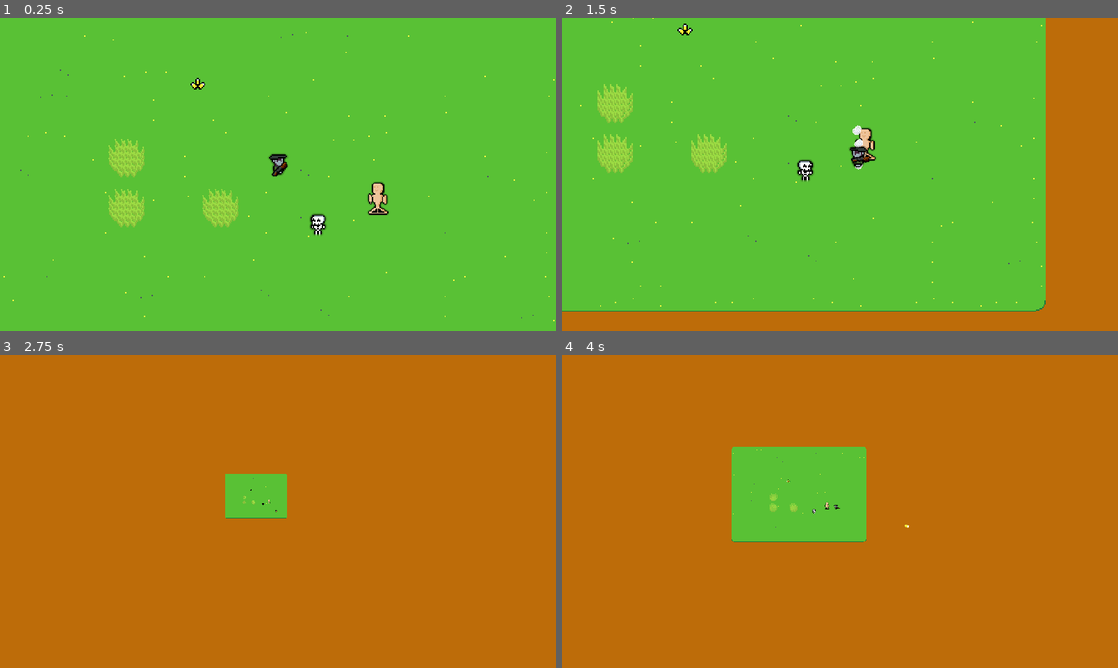
Above: before the commit, frames 1-4 (two rows, left to right).
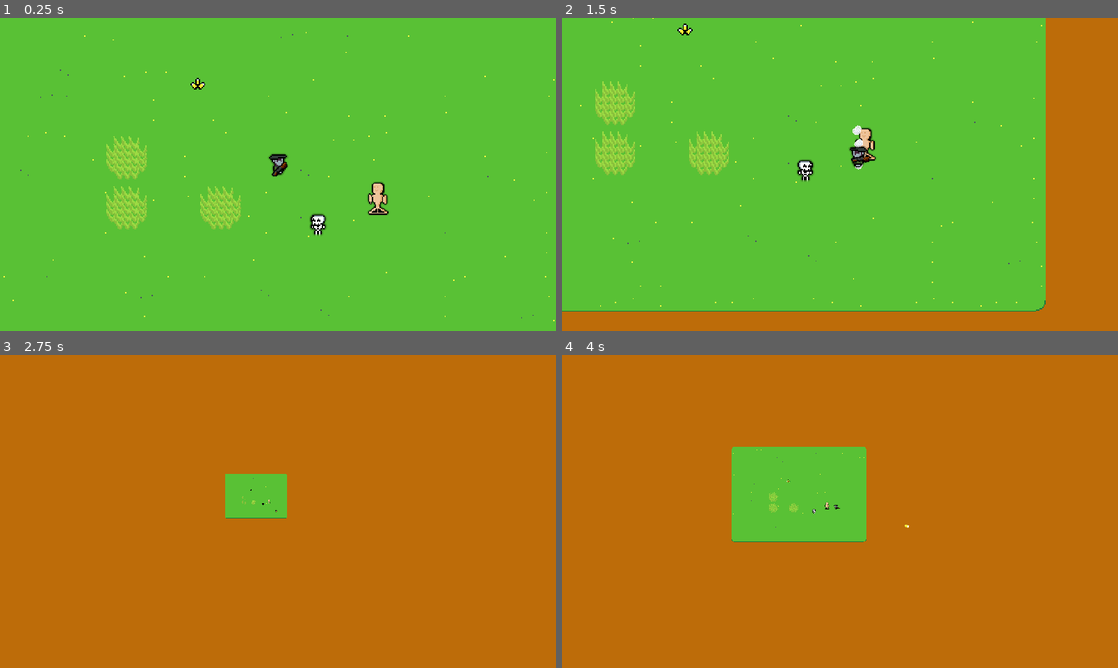
Above: after the commit, the same moments.

Repository: thomz2/exploration-rogue-game
Game: Godot game, scene res://Levels/game_level_2.tscn
The game is run twice, just before and just after one commit, with the same random seed, the same clock (stepped at 60 frames per second) and the same inputs. This scene is started directly instead of the project's main scene.
Inputs (mouse positions are in pixels of both pictures, inside the frame that each line leads up to):
- Up to frame 1 (0.25 s): no input
- Up to frame 2 (1.5 s): move the mouse to (962, 158) at 0.52 s; hold D (right) 0.53-1.28 s; click (962, 158) at 0.6 s; move the mouse to (728, 190) at 1.27 s; hold S (down) from 1.28 s (still down); tap Shift (dash) at 1.35 s
- Up to frame 3 (2.75 s): move the mouse to (333, 442) at 2.02 s; release S (down) at 2.03 s; hold D (right) from 2.03 s (still down); hold Mouse wheel down (scroll_down) from 2.03 s (still down)
- Up to frame 4 (4 s): move the mouse to (812, 574) at 2.77 s; release D (right) at 2.78 s; release Mouse wheel down (scroll_down) at 2.78 s; hold W (up) 2.78-3.53 s; tap Mouse wheel up (scroll_up) at 2.85 s; move the mouse to (1006, 558) at 3.52 s; hold A (left) from 3.53 s (still down); click (1006, 558) at 3.6 s

The runs differ from the first frame. In frame 1, 1.5% of the frame differs, in the area x 19-44%, y 37-68%; in frame 2, 1.5%, in the area x 6-30%, y 20-51%; in frame 3, less than 0.1%; in frame 4, less than 0.1%.

Commit message:
creating buddy, procedural world and first buddy sprites and animations

Diff:
--- a/Characters/player_old_man.tscn
+++ b/Characters/player_old_man.tscn
@@ -145,18 +145,6 @@
 "update": 0,
 "values": [Vector2(1, 1), Vector2(1.02, 0.98), Vector2(1, 1)]
 }
-tracks/2/type = "value"
-tracks/2/imported = false
-tracks/2/enabled = true
-tracks/2/path = NodePath("Sprite2D:rotation")
-tracks/2/interp = 1
-tracks/2/loop_wrap = true
-tracks/2/keys = {
-"times": PackedFloat32Array(0),
-"transitions": PackedFloat32Array(1),
-"update": 0,
-"values": [0.0]
-}
 
 [sub_resource type="Animation" id="Animation_724ec"]
 resource_name = "walk"
--- /dev/null
+++ b/Entities/buddy.tscn
@@ -0,0 +1,108 @@
+[gd_scene load_steps=6 format=3 uid="uid://2gcvdxeaj1al"]
+
+[ext_resource type="Texture2D" uid="uid://b6h244frtraqb" path="res://Art/Entities/jvlira.png" id="1_fmb67"]
+
+[sub_resource type="Animation" id="Animation_1s03b"]
+resource_name = "idle"
+loop_mode = 1
+tracks/0/type = "value"
+tracks/0/imported = false
+tracks/0/enabled = true
+tracks/0/path = NodePath("Sprite2D:frame")
+tracks/0/interp = 2
+tracks/0/loop_wrap = true
+tracks/0/keys = {
+"times": PackedFloat32Array(0, 0.5, 1),
+"transitions": PackedFloat32Array(1, 1, 1),
+"update": 1,
+"values": [0, 1, 0]
+}
+tracks/1/type = "value"
+tracks/1/imported = false
+tracks/1/enabled = true
+tracks/1/path = NodePath("Sprite2D:scale")
+tracks/1/interp = 2
+tracks/1/loop_wrap = true
+tracks/1/keys = {
+"times": PackedFloat32Array(0, 0.5, 1),
+"transitions": PackedFloat32Array(1, 1, 1),
+"update": 0,
+"values": [Vector2(1, 1), Vector2(1.02, 0.98), Vector2(1, 1)]
+}
+
+[sub_resource type="Animation" id="Animation_8wktt"]
+length = 0.001
+tracks/0/type = "value"
+tracks/0/imported = false
+tracks/0/enabled = true
+tracks/0/path = NodePath("Sprite2D:frame")
+tracks/0/interp = 1
+tracks/0/loop_wrap = true
+tracks/0/keys = {
+"times": PackedFloat32Array(0),
+"transitions": PackedFloat32Array(1),
+"update": 1,
+"values": [0]
+}
+tracks/1/type = "value"
+tracks/1/imported = false
+tracks/1/enabled = true
+tracks/1/path = NodePath("Sprite2D:scale")
+tracks/1/interp = 1
+tracks/1/loop_wrap = true
+tracks/1/keys = {
+"times": PackedFloat32Array(0),
+"transitions": PackedFloat32Array(1),
+"update": 0,
+"values": [Vector2(1, 1)]
+}
+
+[sub_resource type="Animation" id="Animation_ftou5"]
+resource_name = "walk"
+length = 0.8
+loop_mode = 1
+tracks/0/type = "value"
+tracks/0/imported = false
+tracks/0/enabled = true
+tracks/0/path = NodePath("Sprite2D:frame")
+tracks/0/interp = 2
+tracks/0/loop_wrap = true
+tracks/0/keys = {
+"times": PackedFloat32Array(0, 0.2, 0.4, 0.6),
+"transitions": PackedFloat32Array(1, 1, 1, 1),
+"update": 1,
+"values": [0, 3, 0, 4]
+}
+tracks/1/type = "value"
+tracks/1/imported = false
+tracks/1/enabled = true
+tracks/1/path = NodePath("Sprite2D:scale")
+tracks/1/interp = 1
+tracks/1/loop_wrap = true
+tracks/1/keys = {
+"times": PackedFloat32Array(0.0583333, 0.258333, 0.458333, 0.658333, 0.858333),
+"transitions": PackedFloat32Array(1, 1, 1, 1, 1),
+"update": 0,
+"values": [Vector2(1, 1), Vector2(1.035, 1), Vector2(1, 1), Vector2(1.035, 1), Vector2(1, 1)]
+}
+
+[sub_resource type="AnimationLibrary" id="AnimationLibrary_7goeq"]
+_data = {
+"RESET": SubResource("Animation_8wktt"),
+"idle": SubResource("Animation_1s03b"),
+"walk": SubResource("Animation_ftou5")
+}
+
+[node name="Buddy" type="Node2D"]
+
+[node name="Sprite2D" type="Sprite2D" parent="."]
+texture = ExtResource("1_fmb67")
+centered = false
+offset = Vector2(-16, -29)
+hframes = 3
+vframes = 2
+
+[node name="AnimationPlayer" type="AnimationPlayer" parent="."]
+libraries = {
+"": SubResource("AnimationLibrary_7goeq")
+}
--- a/Entities/skeleton.tscn
+++ b/Entities/skeleton.tscn
@@ -1,7 +1,7 @@
 [gd_scene load_steps=10 format=3 uid="uid://btd1uwns5qxik"]
 
 [ext_resource type="Script" path="res://Entities/skeleton.gd" id="1_2evcw"]
-[ext_resource type="Texture2D" uid="uid://bs75nlhovxnvt" path="res://Art/Characters/skeleton.png" id="2_27bjl"]
+[ext_resource type="Texture2D" uid="uid://bs75nlhovxnvt" path="res://Art/Entities/skeleton.png" id="2_27bjl"]
 [ext_resource type="Shader" path="res://Shaders/blur_expansion.gdshader" id="2_rjya2"]
 
 [sub_resource type="Animation" id="Animation_vbyo1"]
--- a/Environment/leaves_area.gd
+++ b/Environment/leaves_area.gd
@@ -1,6 +1,6 @@
 extends Node2D
 
-@export var separation = 5
+@export var separation = 6
 
 var leaves_res = [
 	#preload("res://Resources/Environment/Leafables/leaf1.tres"),
--- a/Levels/game_level_2.tscn
+++ b/Levels/game_level_2.tscn
@@ -1,7 +1,8 @@
-[gd_scene load_steps=12 format=4 uid="uid://dv4cfrg1qs40w"]
+[gd_scene load_steps=16 format=4 uid="uid://dv4cfrg1qs40w"]
 
 [ext_resource type="Script" path="res://Scripts/z_index_sorter.gd" id="1_g3xrh"]
 [ext_resource type="PackedScene" uid="uid://d0bhdhaidg4a3" path="res://Characters/player_old_man.tscn" id="2_tnnu7"]
+[ext_resource type="Script" path="res://Scripts/proc_gen_world.gd" id="3_2ngac"]
 [ext_resource type="Script" path="res://Scripts/camera_offset_by_aim_script.gd" id="3_u52p4"]
 [ext_resource type="Texture2D" uid="uid://bsssyqggjvdd5" path="res://Art/Tilesets/grass_tileset.png" id="3_vasax"]
 [ext_resource type="PackedScene" uid="uid://tstdijoh60e7" path="res://Environment/leaves_area.tscn" id="5_4pp8u"]
@@ -9,6 +10,17 @@
 [ext_resource type="PackedScene" uid="uid://gw5jpjfg6or3" path="res://Entities/training_dummy.tscn" id="7_d1dyh"]
 [ext_resource type="PackedScene" uid="uid://kwh4iipdygp3" path="res://Items/ItemArea.tscn" id="8_j6msx"]
 [ext_resource type="Resource" uid="uid://clb4efemgfdt5" path="res://Resources/Items/Upgrades/tripleshot_item.tres" id="9_y6hgc"]
+
+[sub_resource type="Gradient" id="Gradient_d408o"]
+interpolation_mode = 1
+offsets = PackedFloat32Array(0, 0.328084, 0.406824, 0.569554)
+colors = PackedColorArray(0, 0, 1, 1, 1, 1, 0, 1, 0.433444, 0.168453, 0, 1, 0, 0.776471, 0, 1)
+
+[sub_resource type="FastNoiseLite" id="FastNoiseLite_8lqwr"]
+
+[sub_resource type="NoiseTexture2D" id="NoiseTexture2D_6kvms"]
+color_ramp = SubResource("Gradient_d408o")
+noise = SubResource("FastNoiseLite_8lqwr")
 
 [sub_resource type="TileSetAtlasSource" id="TileSetAtlasSource_ws77u"]
 texture = ExtResource("3_vasax")
@@ -79,6 +91,8 @@
 
 [node name="World" type="Node2D" parent="."]
 z_as_relative = false
+script = ExtResource("3_2ngac")
+noise_texture = SubResource("NoiseTexture2D_6kvms")
 
 [node name="Grass" type="TileMapLayer" parent="World"]
 tile_map_data = PackedByteArray("AAD7//3/AAABAAQAAAD8//3/AAABAAQAAAD8//7/AAABAAQAAAD9//7/AAABAAIAAAD9////AAABAAQAAAD+// …(11328 unchanged characters)…
--- /dev/null
+++ b/Scripts/proc_gen_world.gd
@@ -0,0 +1,14 @@
+extends Node2D
+
+@export var noise_texture : NoiseTexture2D
+var noise : Noise
+
+var width = 100
+var height = 100
+
+func _ready():
+	noise = noise_texture.noise
+	generate_world()
+
+func generate_world():
+	pass
Binary file added: Art/Entities/jvlira.png
Not shown, added: Art/Entities/jvlira.png.import
Renamed: Art/Characters/skeleton.png -> Art/Entities/skeleton.png
Not shown, changed: Art/Entities/skeleton.png.import
